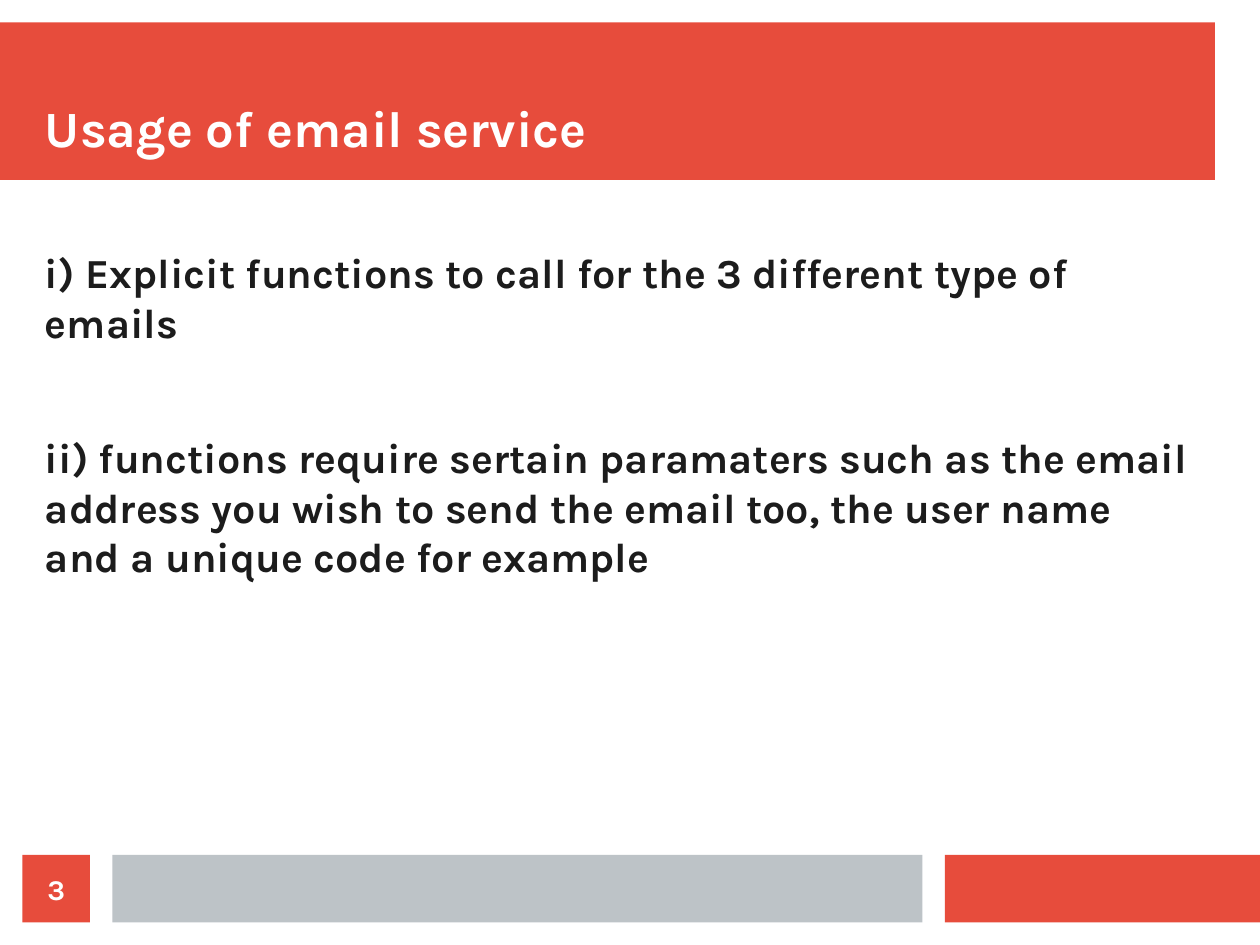
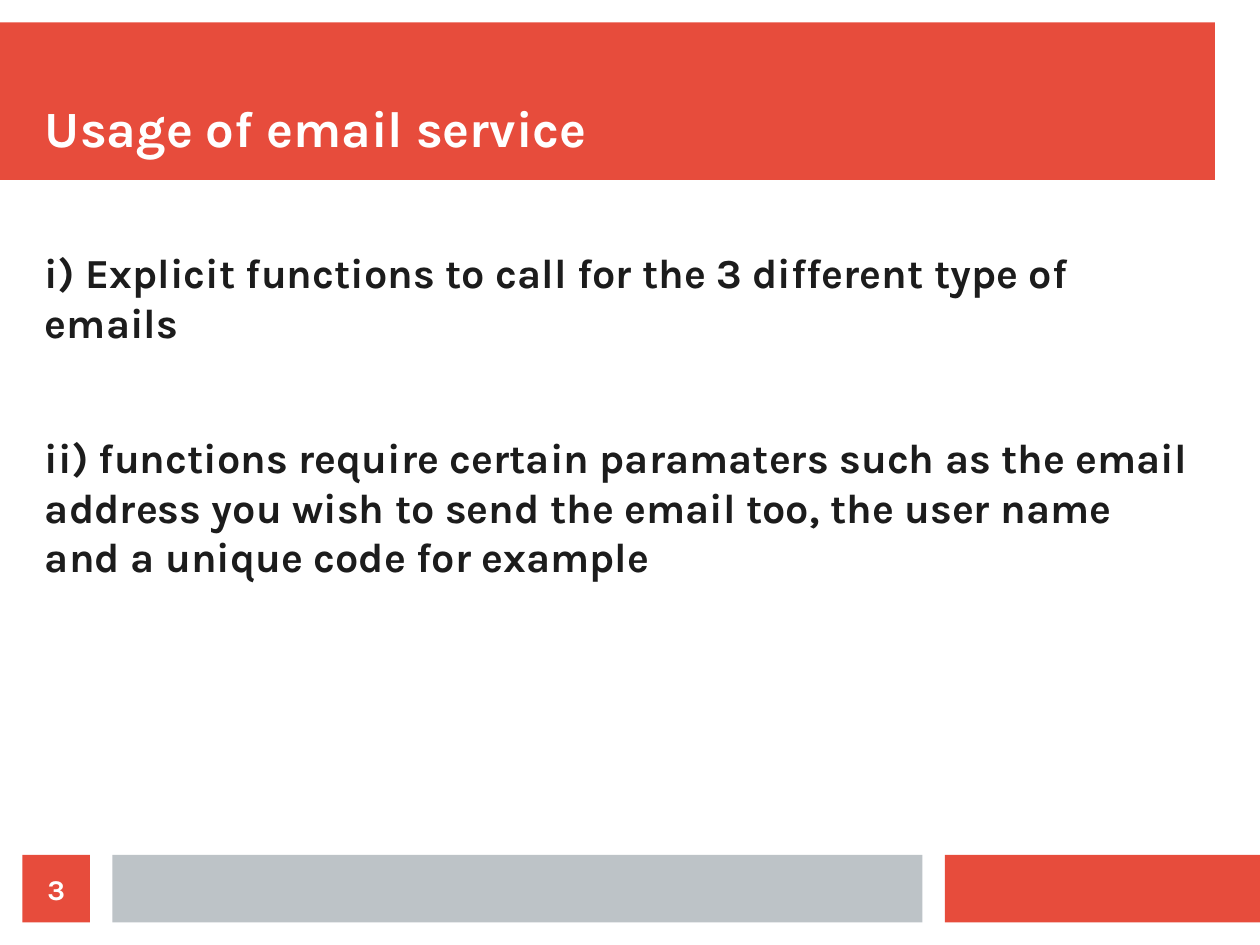
Before and after one commit to TNSelahle/Mouthpiece, a slide deck: slide 3 of Notifications/COS301_Omega_Notifications_Demo2.odp. Drawn at 1260x945 pixels with LibreOffice and Linux fonts; fonts in the diff are those of the drawing. Boxes give left, top, right and bottom in pixels: in the first picture for what was removed or moved away, otherwise in the second. Text is boxed around its words. In the diff, an @@ line names an element or a change of style, - is before the commit and + after.

```diff
--- a/Notifications/COS301_Omega_Notifications_Demo2.odp
+++ b/Notifications/COS301_Omega_Notifications_Demo2.odp
@@ text at (45,442,1187,583): text changed @@
-ii) functions require sertain paramaters such as the email address you wish to send the email too, the user name and a unique code for example
+ii) functions require certain paramaters such as the email address you wish to send the email too, the user name and a unique code for example
```
Also in this commit, not shown: 2 other slides changed.
